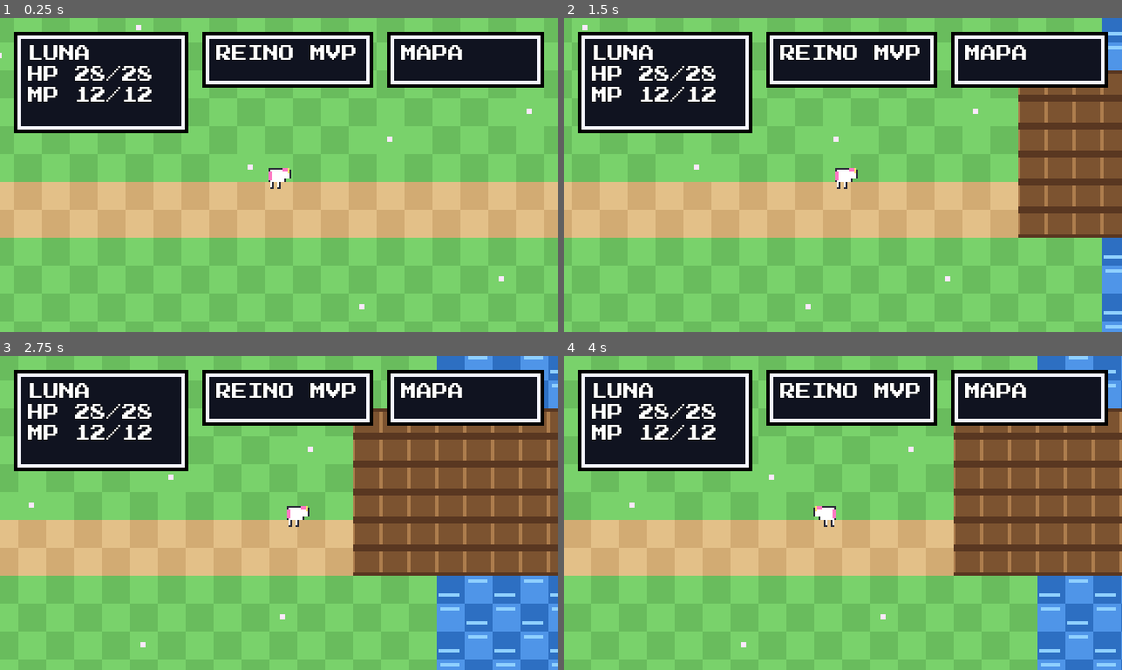
Above: before the commit, frames 1-4 (two rows, left to right).
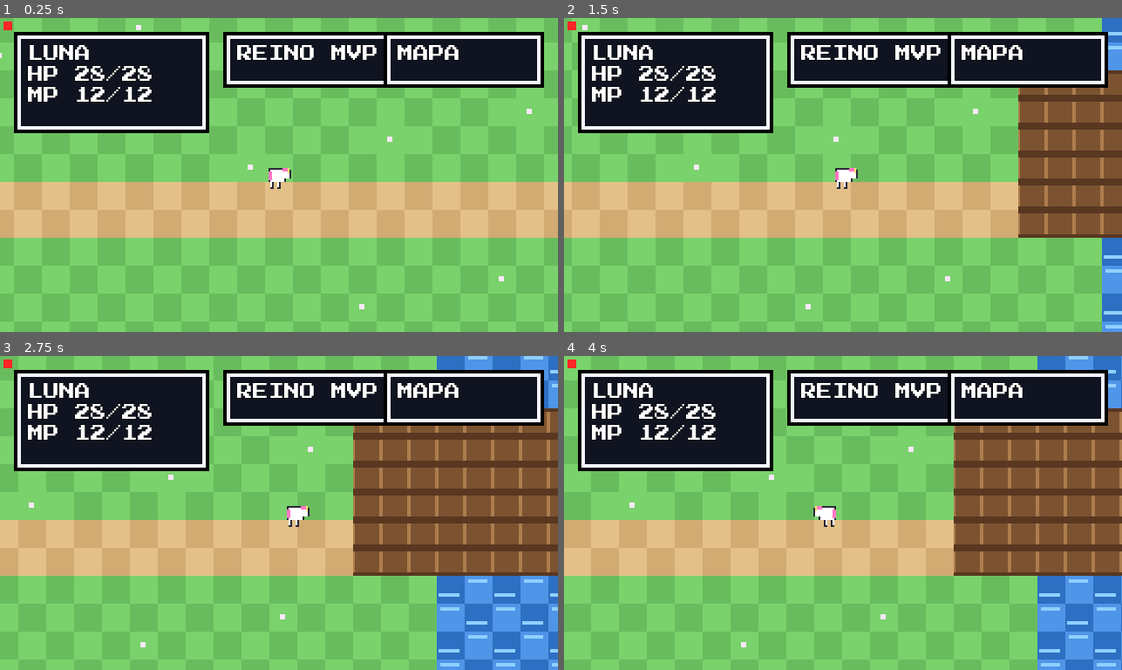
Above: after the commit, the same moments.

Repository: lualab-xyz/rpg-unicorn-platform
Game: Godot game, scene res://scenes/main.tscn
The game is run twice, just before and just after one commit, with the same random seed, the same clock (stepped at 60 frames per second) and the same inputs.
Inputs (mouse positions are in pixels of both pictures, inside the frame that each line leads up to):
- Up to frame 1 (0.25 s): no input
- Up to frame 2 (1.5 s): tap Enter (ui_accept) at 0.5, 0.77, 0.8, 1.07 s; move the mouse to (965, 159) at 0.52 s; hold Right (ui_right) 0.53-1.25 s; hold Ctrl 0.53-1.25 s; click (965, 159) at 0.67 s; drag from (731, 190) to (815, 237) at 1.27 s
- Up to frame 3 (2.75 s): move the mouse to (334, 443) at 2.02 s; hold Right (ui_right) from 2.03 s (still down); hold Ctrl from 2.03 s (still down); click (334, 443) at 2.17 s; tap Enter (ui_accept) at 2.3 s
- Up to frame 4 (4 s): release Right (ui_right) at 2.75 s; release Ctrl at 2.75 s; drag from (815, 575) to (675, 465) at 2.77 s; tap Enter (ui_accept) at 3.5 s; move the mouse to (1010, 560) at 3.52 s; hold Left (ui_left) from 3.53 s (still down); hold Enter (ui_accept) from 3.53 s (still down); tap E at 3.6 s; click (1010, 560) at 3.67 s

The runs differ from the first frame. In frame 1, 4.1% of the frame differs, in the area x 0-83%, y 1-37%; in frame 2, 4.1%; in frame 3, 4.1%; in frame 4, 4.1%.

Commit message:
stabilize dual-mode hud with continuous dpad input

Diff:
--- a/apps/godot-player/scripts/main.gd
+++ b/apps/godot-player/scripts/main.gd
@@ -9,7 +9,6 @@
 @onready var choices_panel: Panel = $HUD/HUDRoot/ChoicesPanel
 @onready var choices_label: Label = $HUD/HUDRoot/ChoicesPanel/Choices
 @onready var touch_pad = $HUD/HUDRoot/TouchPad
-@onready var pad_label: Label = $HUD/HUDRoot/TouchPad/PadLabel
 @onready var dpad: Control = $HUD/HUDRoot/DPad
 @onready var dpad_up: Button = $HUD/HUDRoot/DPad/Up
 @onready var dpad_down: Button = $HUD/HUDRoot/DPad/Down
@@ -27,17 +26,16 @@
 @onready var top_stats_label: Label = $HUD/HUDRoot/TopStats/Label
 @onready var top_title_label: Label = $HUD/HUDRoot/TopTitle/Label
 @onready var top_map_label: Label = $HUD/HUDRoot/TopMap/Label
-@onready var corner_markers: Control = $HUD/HUDRoot/CornerMarkers
 
 var touch_axis := Vector2.ZERO
 var hud_index := 0
 var attack_latch := false
 var touch_seen := false
+var interaction_latch := false
 
 var dialogue_active := false
 var dialogue_node := ""
 var dialogue_index := 0
-var interaction_latch := false
 
 var dialogue_tree := {
     "start": {
@@ -77,9 +75,6 @@
     _set_dialog_visible(false)
     _set_choices_visible(false)
 
-    btn_talk.visible = false
-    btn_select.visible = false
-    btn_attack.visible = false
     btn_talk.pressed.connect(_on_talk_pressed)
     btn_select.pressed.connect(_on_select_pressed)
     btn_attack.pressed.connect(_on_attack_pressed)
@@ -89,38 +84,24 @@
     touch_pad.axis_changed.connect(_on_touch_axis_changed)
     touch_pad.mouse_filter = Control.MOUSE_FILTER_STOP
     touch_pad.knob.mouse_filter = Control.MOUSE_FILTER_IGNORE
-    pad_label.mouse_filter = Control.MOUSE_FILTER_IGNORE
-    touch_pad.modulate = Color(1, 1, 1, 0.95)
-    touch_pad.knob.modulate = Color(1, 0.8, 0.93, 1)
-    pad_label.modulate = Color(1, 1, 1, 1)
-
-    dpad_up.button_down.connect(func(): _set_dpad_axis("up", true))
-    dpad_up.button_up.connect(func(): _set_dpad_axis("up", false))
-    dpad_down.button_down.connect(func(): _set_dpad_axis("down", true))
-    dpad_down.button_up.connect(func(): _set_dpad_axis("down", false))
-    dpad_left.button_down.connect(func(): _set_dpad_axis("left", true))
-    dpad_left.button_up.connect(func(): _set_dpad_axis("left", false))
-    dpad_right.button_down.connect(func(): _set_dpad_axis("right", true))
-    dpad_right.button_up.connect(func(): _set_dpad_axis("right", false))
-
     _refresh_top_labels()
 
 
 func _is_mobile_ui() -> bool:
-    var ws := DisplayServer.window_get_size()
-    var vp := get_viewport().get_visible_rect().size
-    var min_side := minf(vp.x, vp.y)
-
     if OS.has_feature("mobile"):
         return true
     if touch_seen:
         return true
     if OS.has_feature("web"):
-        if min_side <= 700:
-            return true
-        if vp.y > vp.x:
-            return true
-        return ws.x <= 980
+        if Engine.has_singleton("JavaScriptBridge"):
+            var ww := int(JavaScriptBridge.eval("window.innerWidth", true))
+            var wh := int(JavaScriptBridge.eval("window.innerHeight", true))
+            var coarse := bool(JavaScriptBridge.eval("window.matchMedia('(pointer: coarse)').matches", true))
+            var mobile_ua := bool(JavaScriptBridge.eval("/Android|iPhone|iPad|iPod|Mobile/i.test(navigator.userAgent)", true))
+            if coarse or mobile_ua:
+                return true
+            return min(ww, wh) <= 520
+        return false
     return false
 
 
@@ -130,35 +111,21 @@
 
 
 func _physics_process(_delta: float) -> void:
+    var mobile := _is_mobile_ui()
     var axis := _movement_axis()
     player.call("set_input_vector", axis)
     player.call("set_locked", dialogue_active)
 
     var can_talk := _near_npc()
-    btn_talk.visible = _is_mobile_ui()
-    btn_select.visible = false
-    btn_attack.visible = _is_mobile_ui() and not dialogue_active
+    btn_talk.visible = mobile and not dialogue_active
+    btn_attack.visible = mobile and not dialogue_active
     touch_pad.set_enabled(false)
-    dpad.visible = _is_mobile_ui() and not dialogue_active
+    dpad.visible = mobile and not dialogue_active
 
     if can_talk and not dialogue_active:
-        if Input.is_action_pressed("ui_accept"):
-            if not interaction_latch:
-                _start_dialogue()
-                interaction_latch = true
-        else:
-            interaction_latch = false
-    elif not dialogue_active:
-        interaction_latch = false
-
-    if not dialogue_active:
-        if Input.is_key_pressed(KEY_CTRL):
-            if not attack_latch:
-                _do_attack()
-                attack_latch = true
-        else:
-            attack_latch = false
-
+        if Input.is_action_pressed("ui_accept") and not interaction_latch:
+            _start_dialogue()
+            interaction_latch = true
     if dialogue_active:
         if Input.is_action_just_pressed("ui_up"):
             _step_choice(-1)
@@ -171,15 +138,41 @@
     if not Input.is_action_pressed("ui_accept"):
         interaction_latch = false
 
+    if not dialogue_active:
+        if Input.is_key_pressed(KEY_CTRL):
+            if not attack_latch:
+                _do_attack()
+                attack_latch = true
+        else:
+            attack_latch = false
+
+
 func _movement_axis() -> Vector2:
     if dialogue_active:
         return Vector2.ZERO
     var axis := Input.get_vector("ui_left", "ui_right", "ui_up", "ui_down")
     if touch_axis != Vector2.ZERO:
         axis += touch_axis
+    var pad_axis := _dpad_axis()
+    if dpad.visible and pad_axis != Vector2.ZERO:
+        axis += pad_axis
     if axis.length() > 1.0:
         axis = axis.normalized()
     return axis
+
+
+func _dpad_axis() -> Vector2:
+    var x := 0.0
+    var y := 0.0
+    if dpad_left.button_pressed:
+        x -= 1.0
+    if dpad_right.button_pressed:
+        x += 1.0
+    if dpad_up.button_pressed:
+        y -= 1.0
+    if dpad_down.button_pressed:
+        y += 1.0
+    return Vector2(x, y)
 
 
 func _near_npc() -> bool:
@@ -222,17 +215,14 @@
 
 
 func _fit_dialog_text(full_text: String) -> String:
-    var vp := get_viewport().get_visible_rect().size
-    var chars_per_line := 38
+    var chars_per_line := 36
     var max_lines := 3
-    if _is_mobile_ui() or vp.x < 420:
+    if _is_mobile_ui():
         chars_per_line = 28
-        max_lines = 3
 
     var words := full_text.split(" ")
     var lines: Array[String] = []
     var line := ""
-
     for word in words:
         var candidate := word if line == "" else line + " " + word
         if candidate.length() > chars_per_line and line != "":
@@ -242,7 +232,6 @@
             line = candidate
     if line != "":
         lines.append(line)
-
     if lines.size() > max_lines:
         lines = lines.slice(0, max_lines)
     return "\n".join(lines)
@@ -286,7 +275,6 @@
         return
     if _near_npc():
         _start_dialogue()
-        interaction_latch = true
 
 
 func _on_select_pressed() -> void:
@@ -309,6 +297,7 @@
     var mobile := _is_mobile_ui()
     var vp := get_viewport().get_visible_rect().size
     var hud_panels := [top_stats, top_title, top_map]
+
     hud_nav.visible = mobile
     for i in range(hud_panels.size()):
         hud_panels[i].visible = (not mobile) or i == hud_index
@@ -320,60 +309,44 @@
         top_title.size = top_stats.size
         top_map.position = top_stats.position
         top_map.size = top_stats.size
+
         hud_nav.position = Vector2(8, 66)
         hud_nav.size = Vector2(104, 26)
+
         dialog_panel.position = Vector2(8, 72)
         dialog_panel.size = Vector2(vp.x - 16, 68)
         choices_panel.position = Vector2(8, 146)
         choices_panel.size = Vector2(vp.x - 16, 54)
-        touch_pad.position = Vector2(8, 96)
-        touch_pad.size = Vector2(112, 112)
-        touch_pad.knob.position = Vector2(42, 42)
-        touch_pad.knob.size = Vector2(30, 30)
-        touch_pad.radius = 44.0
-        pad_label.position = Vector2(14, 84)
-        pad_label.size = Vector2(84, 18)
-        btn_talk.position = Vector2(vp.x - 100, vp.y - 112)
-        btn_select.position = Vector2(vp.x - 100, vp.y - 70)
-        btn_attack.position = Vector2(vp.x - 100, vp.y - 70)
+
         dpad.position = Vector2(8, vp.y - 120)
         dpad.size = Vector2(112, 112)
+
+        btn_talk.position = Vector2(vp.x - 100, vp.y - 112)
+        btn_attack.position = Vector2(vp.x - 100, vp.y - 70)
         btn_talk.text = "ACCION"
         btn_attack.text = "ATAQUE"
     else:
         top_stats.position = Vector2(8, 8)
-        top_stats.size = Vector2(100, 58)
-        top_title.position = Vector2(116, 8)
-        top_title.size = Vector2(98, 32)
-        top_map.position = Vector2(222, 8)
-        top_map.size = Vector2(90, 32)
-        dialog_panel.position = Vector2(8, vp.y - 84)
-        dialog_panel.size = Vector2(vp.x - 16, 76)
-        choices_panel.position = Vector2(vp.x - 140, vp.y - 160)
-        choices_panel.size = Vector2(132, 72)
-        touch_pad.position = Vector2(8, vp.y - 120)
-        touch_pad.size = Vector2(96, 96)
-        touch_pad.knob.position = Vector2(36, 36)
-        touch_pad.knob.size = Vector2(24, 24)
-        touch_pad.radius = 38.0
-        pad_label.position = Vector2(18, 70)
-        pad_label.size = Vector2(64, 18)
+        top_stats.size = Vector2(112, 58)
+        top_title.position = Vector2(128, 8)
+        top_title.size = Vector2(172, 32)
+        top_map.position = Vector2(vp.x - 100, 8)
+        top_map.size = Vector2(92, 32)
+
+        dialog_panel.position = Vector2(8, vp.y - 92)
+        dialog_panel.size = Vector2(vp.x - 16, 84)
+        choices_panel.position = Vector2(vp.x - 180, vp.y - 180)
+        choices_panel.size = Vector2(172, 84)
+
         btn_talk.position = Vector2(vp.x - 100, vp.y - 112)
-        btn_select.position = Vector2(vp.x - 100, vp.y - 70)
         btn_attack.position = Vector2(vp.x - 100, vp.y - 70)
-        dpad.position = Vector2(8, vp.y - 120)
-        dpad.size = Vector2(112, 112)
         btn_talk.text = "SPACE"
-        btn_select.text = "ENTER"
         btn_attack.text = "CTRL"
 
-    touch_pad.set_enabled(false)
     dpad.visible = mobile and not dialogue_active
-    btn_talk.visible = mobile
+    btn_talk.visible = mobile and not dialogue_active
+    btn_attack.visible = mobile and not dialogue_active
     btn_select.visible = false
-    btn_attack.visible = mobile and not dialogue_active
-
-    corner_markers.visible = false
 
     _refresh_top_labels()
 
@@ -399,30 +372,6 @@
     touch_axis = value
 
 
-func _set_dpad_axis(dir: String, pressed: bool) -> void:
-    match dir:
-        "up":
-            if pressed:
-                touch_axis.y = -1
-            elif touch_axis.y < 0:
-                touch_axis.y = 0
-        "down":
-            if pressed:
-                touch_axis.y = 1
-            elif touch_axis.y > 0:
-                touch_axis.y = 0
-        "left":
-            if pressed:
-                touch_axis.x = -1
-            elif touch_axis.x < 0:
-                touch_axis.x = 0
-        "right":
-            if pressed:
-                touch_axis.x = 1
-            elif touch_axis.x > 0:
-                touch_axis.x = 0
-
-
 func _on_hud_prev() -> void:
     hud_index = posmod(hud_index - 1, 3)
     _sync_mobile_layout()
Not shown, changed: AGENT_CONTEXT/PLAN.md
Not shown, changed: AGENT_CONTEXT/STATE.md
